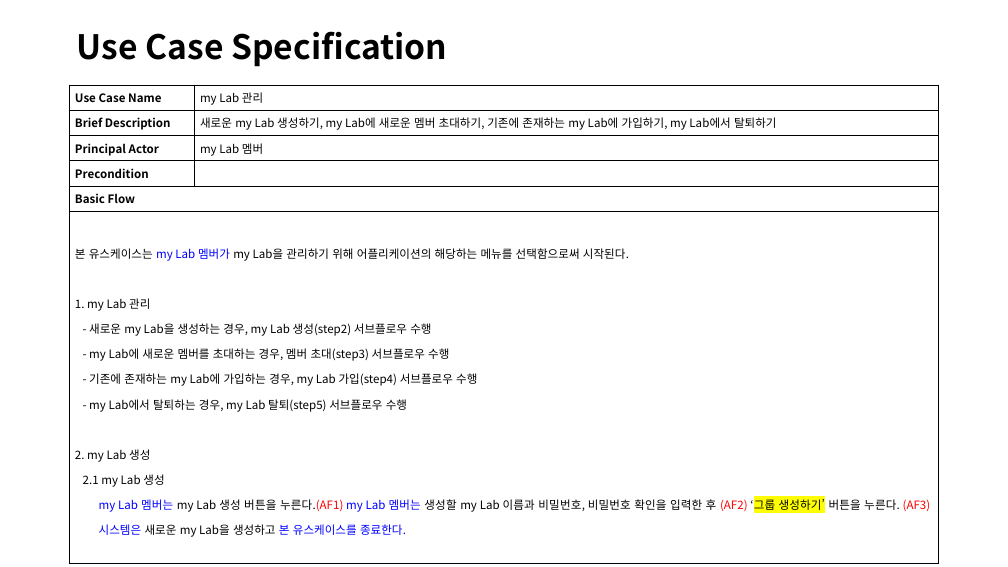
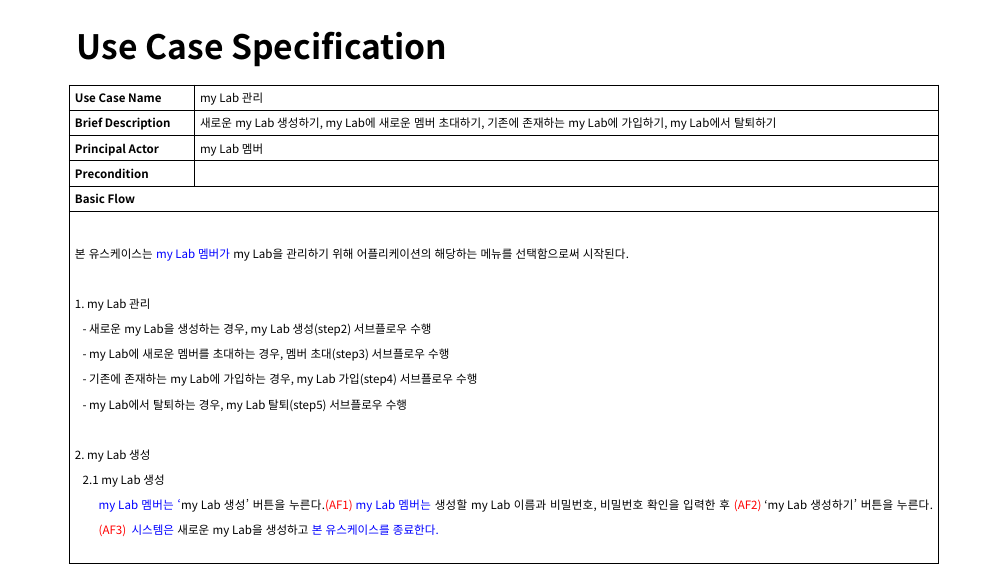
Before and after one commit to jisukim97/ChemicalManagementApplication, a slide deck: slide 12 of Document/4_수정중/SRS/191208 UC Spec - 1번, 2번, 3번, 4번.pptx. Drawn at 1008x567 pixels with LibreOffice and Linux fonts; fonts in the diff are those of the drawing. Boxes give left, top, right and bottom in pixels: in the first picture for what was removed or moved away, otherwise in the second. Text is boxed around its words. In the diff, an @@ line names an element or a change of style, - is before the commit and + after.

```diff
--- a/Document/4_수정중/SRS/191208 UC Spec - 1번, 2번, 3번, 4번.pptx
+++ b/Document/4_수정중/SRS/191208 UC Spec - 1번, 2번, 3번, 4번.pptx
@@ table at bbox=[70, 85, 939, 541] @@
-row 6, column 1: 본 유스케이스는 my Lab 멤버가 my Lab을 관리하기 위해 어플리케이션의 해당하는 메뉴를 선택함으로써 시작된다. / 1. my Lab 관리 / - 새로운 my Lab을 생성하는 경우, my Lab 생성(step2) 서브플로우 수행 / - my Lab에 새로운 멤버를 초대하는 경우, 멤버 초대(step3) 서브플로우 수행 / - 기존에 존재하는 my Lab에 가입하는 경우, my Lab 가입(step4) 서브플로우 수행 / - my Lab에서 탈퇴하는 경우, my Lab 탈퇴(step5) 서브플로우 수행 / 2. my Lab 생성 / 2.1 my Lab 생성 / my Lab 멤버는 my Lab 생성 버튼을 누른다.(AF1) my Lab 멤버는 생성할 my Lab 이름과 비밀번호, 비밀번호 확인을 입력한 후 (AF2) ‘그룹 생성하기’ 버튼을 누른다. (AF3) 시스템은 새로운 my Lab을 생성하고 본 유스케이스를 종료한다.
+row 6, column 1: 본 유스케이스는 my Lab 멤버가 my Lab을 관리하기 위해 어플리케이션의 해당하는 메뉴를 선택함으로써 시작된다. / 1. my Lab 관리 / - 새로운 my Lab을 생성하는 경우, my Lab 생성(step2) 서브플로우 수행 / - my Lab에 새로운 멤버를 초대하는 경우, 멤버 초대(step3) 서브플로우 수행 / - 기존에 존재하는 my Lab에 가입하는 경우, my Lab 가입(step4) 서브플로우 수행 / - my Lab에서 탈퇴하는 경우, my Lab 탈퇴(step5) 서브플로우 수행 / 2. my Lab 생성 / 2.1 my Lab 생성 / my Lab 멤버는 ‘my Lab 생성’ 버튼을 누른다.(AF1) my Lab 멤버는 생성할 my Lab 이름과 비밀번호, 비밀번호 확인을 입력한 후 (AF2) ‘my Lab 생성하기’ 버튼을 누른다. (AF3) 시스템은 새로운 my Lab을 생성하고 본 유스케이스를 종료한다.
```
Also in this commit, not shown: 12 other slides changed, 2 other files.
